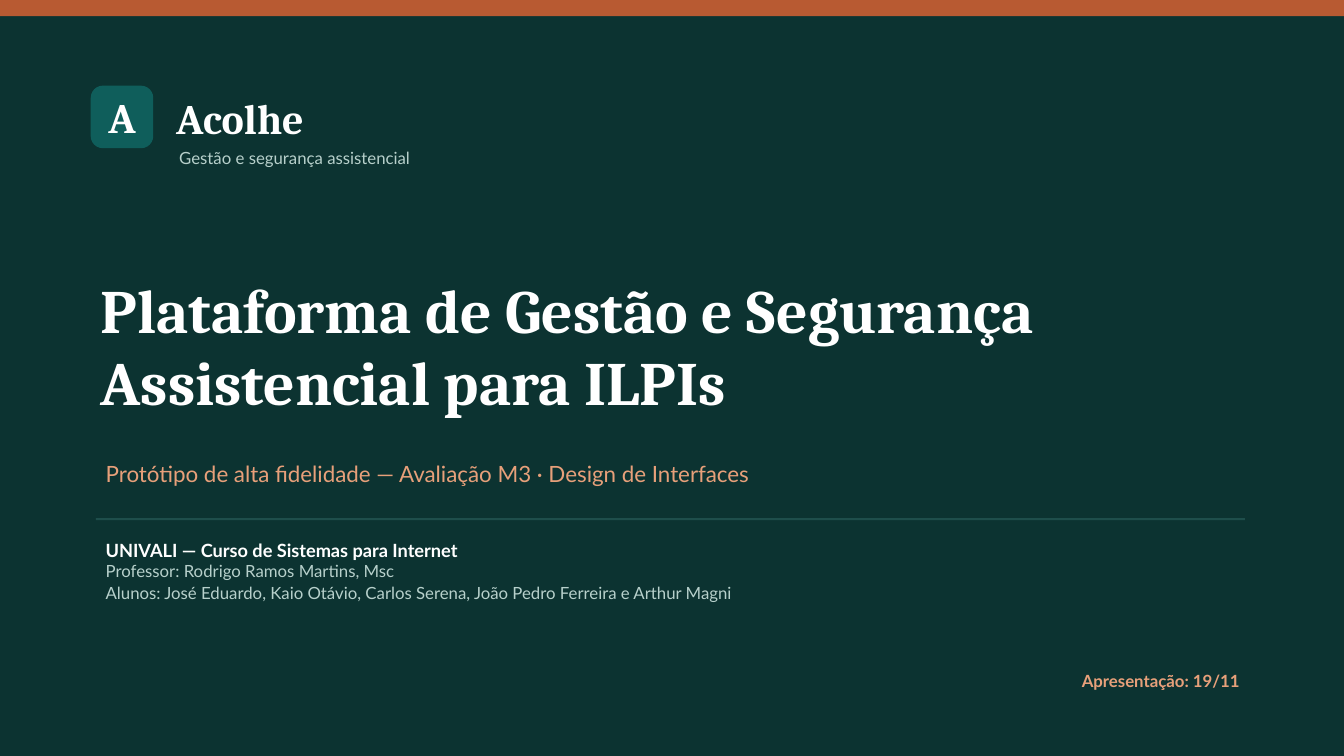
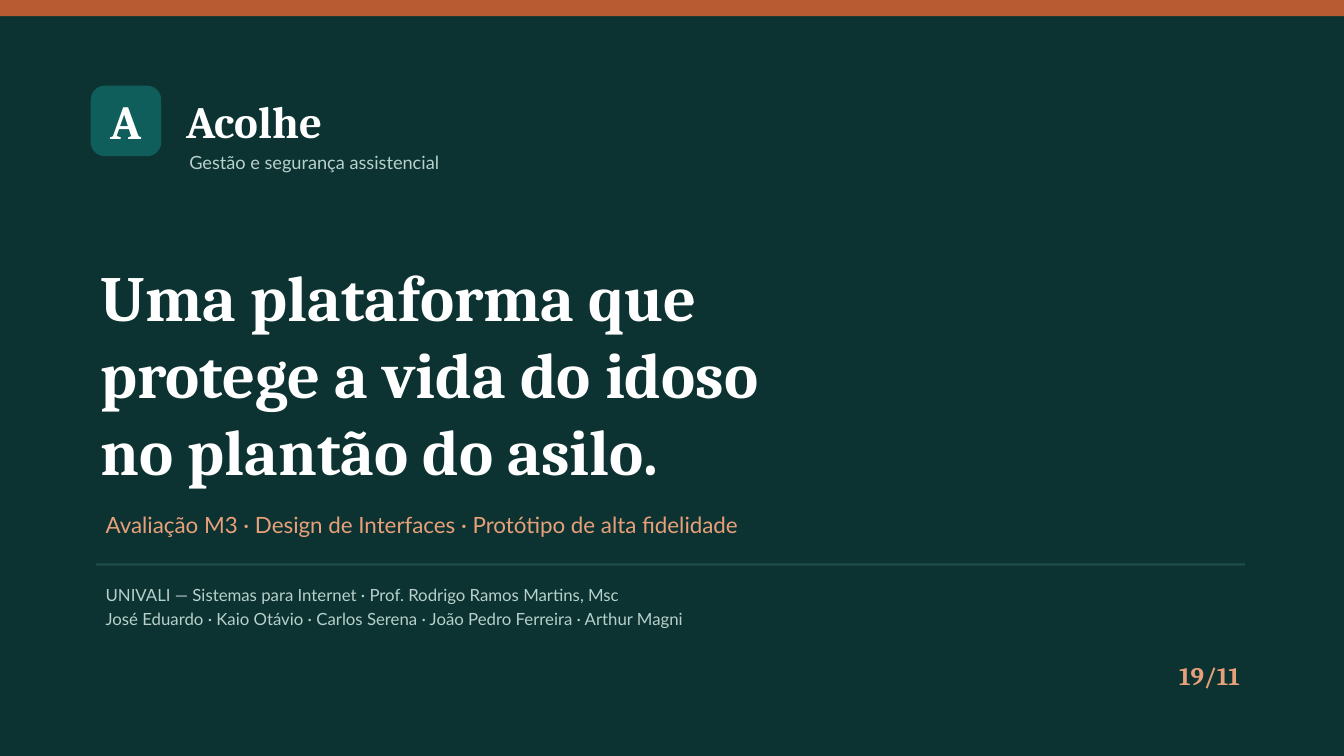
Before and after one commit to jbr121/acolhe-ilpi, a slide deck: slide 1 of apresentacao/Acolhe-Apresentacao-M3.pptx. Drawn at 1344x756 pixels with LibreOffice and Linux fonts; fonts in the diff are those of the drawing. Boxes give left, top, right and bottom in pixels: in the first picture for what was removed or moved away, otherwise in the second. Text is boxed around its words. In the diff, an @@ line names an element or a change of style, - is before the commit and + after.

```diff
--- a/apresentacao/Acolhe-Apresentacao-M3.pptx
+++ b/apresentacao/Acolhe-Apresentacao-M3.pptx
@@ text "A" at bbox=[110, 107, 141, 139]: size 30 to 34 pt @@
@@ rounded rectangle: place and size @@
-rounded rectangle at bbox=[91, 86, 153, 148]
+rounded rectangle at bbox=[91, 86, 161, 156]
@@ rounded rectangle at bbox=[91, 86, 161, 156]: proportions changed @@
@@ text "Acolhe": place and size @@
-text "Acolhe" at bbox=[176, 104, 304, 135]
+text "Acolhe" at bbox=[186, 107, 322, 139]
@@ text "Acolhe" at bbox=[186, 107, 322, 139]: size 30 to 32 pt @@
@@ text "Gestão e segurança assistencial": place and size @@
-text "Gestão e segurança assistencial" at bbox=[179, 151, 410, 167]
+text "Gestão e segurança assistencial" at bbox=[189, 155, 439, 173]
@@ text "Gestão e segurança assistencial" at bbox=[189, 155, 439, 173]: size 12 to 13 pt @@
@@ text at bbox=[101, 275, 758, 489]: text changed; size 44 to 46 pt @@
-Plataforma de Gestão e Segurança
-Assistencial para ILPIs
+Uma plataforma que
+protege a vida do idoso
+no plantão do asilo.
@@ text at bbox=[106, 516, 738, 537]: text changed @@
-Protótipo de alta fidelidade — Avaliação M3 · Design de Interfaces
+Avaliação M3 · Design de Interfaces · Protótipo de alta fidelidade
@@ line moved from (96, 519) - (1245, 519) to (96, 565) - (1245, 565) @@
@@ text at bbox=[106, 588, 683, 628]: text changed @@
-UNIVALI — Curso de Sistemas para Internet
-Professor: Rodrigo Ramos Martins, Msc
-Alunos: José Eduardo, Kaio Otávio, Carlos Serena, João Pedro Ferreira e Arthur Magni
+UNIVALI — Sistemas para Internet · Prof. Rodrigo Ramos Martins, Msc
+José Eduardo · Kaio Otávio · Carlos Serena · João Pedro Ferreira · Arthur Magni
@@ text at bbox=[1179, 667, 1240, 689]: text changed; size 12 to 18 pt; font Lato to Cambria @@
-Apresentação: 19/11
+19/11
```
Also in this commit, not shown: 12 other slides changed, 7 slides added, 6 slides removed, 1 other file.
